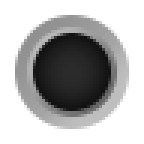
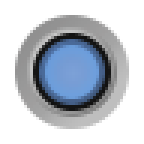
Revision of a layered (144, 144) image; what changed, layer by layer:
showed "ON-revamped" over (x1=39, y1=39, x2=105, y2=105)
